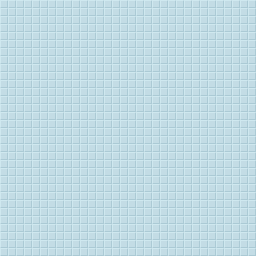
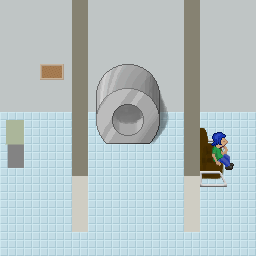
Layered file, before and after one edit (256×256). Changes by layer:
added group "bg" with 17 layers over [0, 0, 256, 232]
added group "console" with 1 layers in group "bg" over [5, 120, 24, 168]
added layer "Layer 3" in group "console" over [5, 120, 24, 168]
added group "mri" with 4 layers in group "bg" over [96, 64, 160, 144]
added layer "ink" in group "mri" over [96, 88, 160, 144]
added layer "ink copy" in group "mri" over [96, 64, 160, 124]
added layer "Layer 1" in group "mri" over [97, 65, 159, 143]
added layer "paint" in group "mri" over [97, 64, 159, 143]
added layer "shadow" (multiply, 53%) in group "bg" over [149, 91, 169, 146]
added layer "Layer 2" in group "bg" over [40, 64, 64, 80]
added layer "Layer 5" in group "bg" over [72, 0, 200, 232]
added group "couch" (1st of 2, in "bg") with 4 layers in group "bg" over [194, 127, 234, 187]
added layer "Layer 6 copy 2" in group "couch" over [199, 171, 227, 187]
added layer "Layer 6" in group "couch" over [211, 132, 234, 170]
added layer "couch" (2nd of 2, in "bg" › "couch") in group "couch" over [194, 127, 225, 183]
added layer "Layer 6 copy 3" in group "couch" over [199, 139, 227, 155]
added layer "wall" in group "bg" over [0, 0, 256, 112]
moved "floor" into group "bg" over [0, 0, 256, 232]
